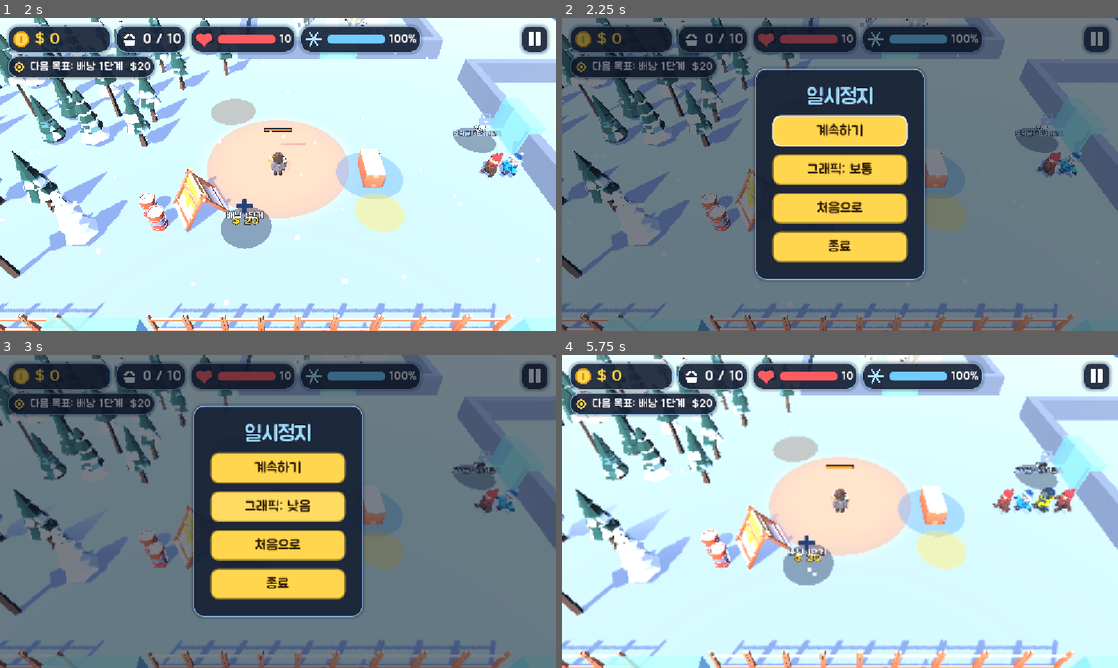
Above: before the commit, frames 1-4 (two rows, left to right).
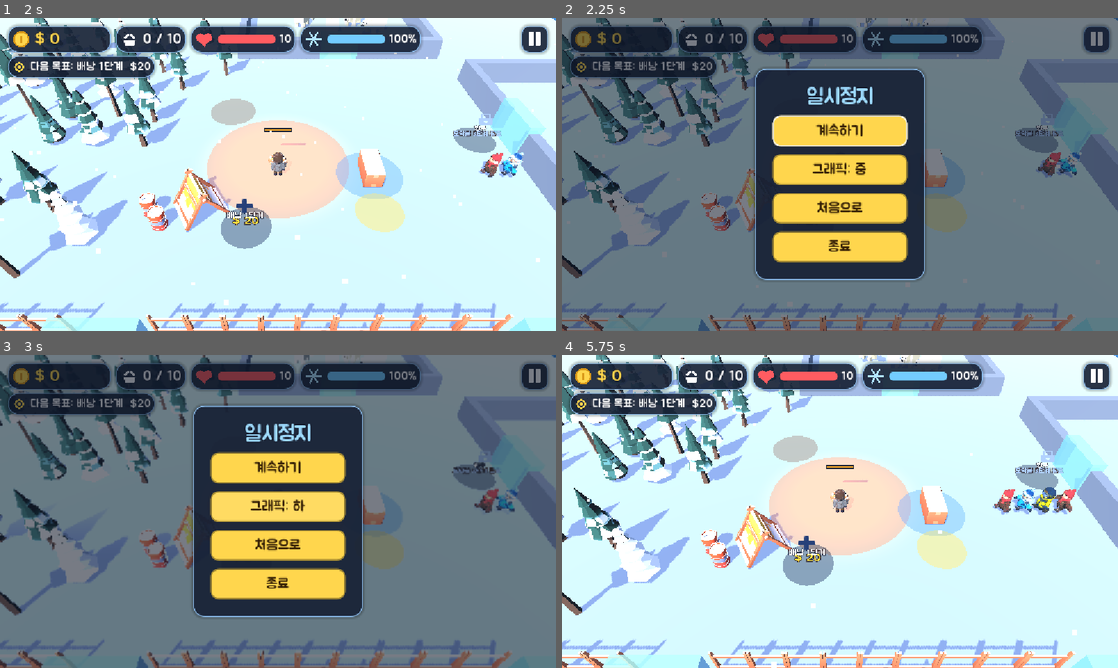
Above: after the commit, the same moments.

Repository: kimpro4214/FrostCamp
Game: Godot game, scene res://frost_camp/scenes/main.tscn
Same seed, same stepped clock (60 frames per second), same inputs: the game is played once before the commit and once after it.
Inputs (mouse positions are in pixels of both pictures, inside the frame that each line leads up to):
- Up to frame 1 (2 s): click "시작하기" at 0.5 s; click "건너뛰기" at 1.25 s
- Up to frame 2 (2.25 s): click (1095, 39) at 2 s
- Up to frame 3 (3 s): click "그래픽: 보통" (after the commit: "그래픽: 중") at 2.75 s
- Up to frame 4 (5.75 s): click "그래픽: 낮음" (after the commit: "그래픽: 하") at 3.5 s; click "그래픽: 보통" (after the commit: "그래픽: 상") at 4.25 s; click "계속하기" at 5 s

Frame 1 is identical in both runs. In frame 2, 0.3% of the frame differs, in the area x 44-56%, y 46-51%; in frame 3, 0.3%; in frame 4, 7.6%, in the area x 0-100%, y 0-100%.

Commit message:
feat: 프로스트 캠프 그래픽 품질을 상·중·하 세 단계로 늘림

Diff:
--- a/frost_camp/scenes/graphics.gd
+++ b/frost_camp/scenes/graphics.gd
@@ -1,18 +1,25 @@
 extends Node
-## 그래픽 품질. "낮음"은 그림자를 가까이(20m)만 작은 그림자 맵으로 그리고, 눈을 줄이고, 3D 해상도를 낮춘다.
-## (이 렌더러에서는 그림자를 아예 끄면 화면이 회색으로 어두워져서 끄지 않는다.)
-## 고른 적이 없으면, 게임이 흐르기 시작하고 잠시 뒤 프레임을 재서 낮으면 저절로 "낮음"으로 바꾼다.
+## 그래픽 품질 상·중·하. 사양이 낮은 기기에서도 돌아가게 단계별로 모델과 효과를 줄인다.
+## - 상: 모든 모델이 원래(고폴리) 모델이다.
+## - 중: 여럿이 한꺼번에 보이는 일꾼·손님·포탑은 저폴리 모델(theme.json의 low)로 바꾼다. 주인공과 가방은 원래 모델이다.
+## - 하: 저폴리 모델이 있으면 모두 바꾸고, 그림자를 가까이(20m)만 작은 그림자 맵으로 그리고, 눈을 줄이고, 3D 해상도를 낮춘다.
+##   (이 렌더러에서는 그림자를 아예 끄면 화면이 회색으로 어두워져서 끄지 않는다.)
+## 모델을 쓰는 화면은 "graphics_models" 그룹에 들어가 refresh_models()로 단계가 바뀐 것을 받는다.
+## 고른 적이 없으면, 게임이 흐르기 시작하고 잠시 뒤 프레임을 재서 낮으면 저절로 "하"로 바꾼다.
 ## 고른 값(또는 저절로 바뀐 값)은 user://에 남아 다음 판에도 쓴다.
 
-signal changed(low: bool)
-## 프레임이 낮아 저절로 "낮음"으로 바꿨다
+signal changed(level: int)
+## 프레임이 낮아 저절로 "하"로 바꿨다
 signal auto_lowered
 
+enum { LOW, MID, HIGH }
+const NAMES := ["하", "중", "상"]
 const PATH := "user://frost_settings.json"
+const GROUP := "graphics_models"
 ## 시작하고 이만큼 지난 뒤부터 CHECK_TIME초 동안 프레임을 잰다
 const CHECK_DELAY := 3.0
 const CHECK_TIME := 5.0
-## 평균 프레임이 이보다 낮으면 "낮음"으로 바꾼다
+## 평균 프레임이 이보다 낮으면 "하"로 바꾼다
 const LOW_FPS := 40.0
 const SNOW_AMOUNT := 400
 const LOW_SNOW_AMOUNT := 120
@@ -22,7 +29,9 @@
 const SHADOW_MAP := 2048
 const LOW_SHADOW_MAP := 1024
 
-var low := false
+## 지금 단계. 모델을 고르는 화면이 model()로 읽는다.
+static var level := MID
+
 var _main: Node3D
 ## 사람이 고른 적이 있거나 이미 한 번 쟀으면 true(다시 재지 않는다)
 var _decided := false
@@ -31,28 +40,42 @@
 var _check_start := 0
 
 
+## 지금 단계에서 쓸 모델 경로. lead는 주인공처럼 하나뿐인 모델로, "하"에서만 저폴리로 바꾼다.
+static func model(path: String, lead: bool = false) -> String:
+	var low: Dictionary = GameData.theme().get("low", {})
+	if not low.has(path) or level == HIGH or (level == MID and lead):
+		return path
+	return low[path]
+
+
 func setup(main: Node3D) -> void:
 	_main = main
 	var saved := _read()
 	_decided = saved.get("decided", false)
-	_apply(saved.get("low", false))
+	# 예전 설정(보통/낮음)은 중/하로 읽는다.
+	var saved_level: int = saved.get("level", LOW if saved.get("low", false) else MID)
+	_apply(clampi(saved_level, LOW, HIGH))
 
 
-func set_low(value: bool) -> void:
+func set_level(value: int) -> void:
 	_decided = true
 	_apply(value)
 	_write()
 
 
-func _apply(value: bool) -> void:
-	low = value
+func _apply(value: int) -> void:
+	var models_changed := value != level
+	level = value
+	var low := level == LOW
 	var sun: DirectionalLight3D = _main.get_node("Sun")
 	sun.directional_shadow_max_distance = LOW_SHADOW_DISTANCE if low else SHADOW_DISTANCE
 	RenderingServer.directional_shadow_atlas_set_size(LOW_SHADOW_MAP if low else SHADOW_MAP, true)
 	var snow: CPUParticles3D = _main.get_node("Snow")
 	snow.amount = LOW_SNOW_AMOUNT if low else SNOW_AMOUNT
 	_main.get_viewport().scaling_3d_scale = LOW_3D_SCALE if low else 1.0
-	changed.emit(low)
+	if models_changed:
+		get_tree().call_group(GROUP, "refresh_models")
+	changed.emit(level)
 
 
 func _process(delta: float) -> void:
@@ -68,8 +91,8 @@
 	if elapsed < CHECK_TIME:
 		return
 	_decided = true
-	if _frames / elapsed < LOW_FPS:
-		_apply(true)
+	if _frames / elapsed < LOW_FPS and level != LOW:
+		_apply(LOW)
 		auto_lowered.emit()
 	_write()
 
@@ -85,4 +108,4 @@
 func _write() -> void:
 	var file := FileAccess.open(PATH, FileAccess.WRITE)
 	if file:
-		file.store_string(JSON.stringify({"low": low, "decided": _decided}))
+		file.store_string(JSON.stringify({"level": level, "decided": _decided}))
--- a/frost_camp/scenes/main.gd
+++ b/frost_camp/scenes/main.gd
@@ -92,6 +92,11 @@
 		if not data.is_empty():
 			SaveGame.restore(sim, data)
 			_resuming = true
+	# 그래픽 단계를 먼저 읽어, 화면들이 처음부터 그 단계의 모델로 만들어지게 한다.
+	var graphics := Graphics.new()
+	add_child(graphics)
+	graphics.setup(self)
+	graphics.auto_lowered.connect(func() -> void: _hud.show_toast("화면이 느려 그래픽을 낮췄다"))
 	_player.setup(sim, _hud.joystick)
 	_sfx = Sfx.new()
 	add_child(_sfx)
@@ -199,10 +204,6 @@
 	sim.boss_raid.shot.connect(func(_f: Vector2, _t: Vector2, weapon: String) -> void:
 		if weapon != "merc":
 			_sfx.play("shoot"))
-	var graphics := Graphics.new()
-	add_child(graphics)
-	graphics.setup(self)
-	graphics.auto_lowered.connect(func() -> void: _hud.show_toast("화면이 느려 그래픽을 낮췄다"))
 	_pause = PauseMenu.new()
 	add_child(_pause)
 	_pause.setup_graphics(graphics)
--- a/frost_camp/ui/pause_menu.gd
+++ b/frost_camp/ui/pause_menu.gd
@@ -1,6 +1,6 @@
 extends CanvasLayer
 ## 게임 중 오른쪽 위 일시정지 버튼(또는 Esc). 누르면 게임이 멈추고 패널이 뜬다: 계속하기, 처음으로, 종료.
-## 웹에서는 창을 닫을 수 없으니 종료 버튼을 숨긴다. "그래픽" 버튼으로 보통/낮음을 바꾼다.
+## 웹에서는 창을 닫을 수 없으니 종료 버튼을 숨긴다. "그래픽" 버튼으로 상/중/하를 바꾼다.
 
 ## 메뉴가 열렸다(main이 이때 저장한다)
 signal opened
@@ -86,7 +86,7 @@
 	title.horizontal_alignment = HORIZONTAL_ALIGNMENT_CENTER
 	box.add_child(title)
 	box.add_child(_menu_button("계속하기", "Resume", close))
-	_graphics_button = _menu_button("그래픽: 보통", "Graphics", func() -> void: pass)
+	_graphics_button = _menu_button("그래픽: 중", "Graphics", func() -> void: pass)
 	_graphics_button.visible = false
 	box.add_child(_graphics_button)
 	box.add_child(_menu_button("처음으로", "Restart", func() -> void:
@@ -106,10 +106,10 @@
 	return button
 
 
-## 그래픽 품질 버튼을 잇는다(누를 때마다 보통 ↔ 낮음).
+## 그래픽 품질 버튼을 잇는다(누를 때마다 상 → 중 → 하 → 상).
 func setup_graphics(graphics: Node) -> void:
 	_graphics_button.visible = true
-	var update_text := func(low: bool) -> void: _graphics_button.text = "그래픽: 낮음" if low else "그래픽: 보통"
-	update_text.call(graphics.low)
+	var update_text := func(level: int) -> void: _graphics_button.text = "그래픽: " + graphics.NAMES[level]
+	update_text.call(graphics.level)
 	graphics.changed.connect(update_text)
-	_graphics_button.pressed.connect(func() -> void: graphics.set_low(not graphics.low))
+	_graphics_button.pressed.connect(func() -> void: graphics.set_level((graphics.level + 2) % 3))
